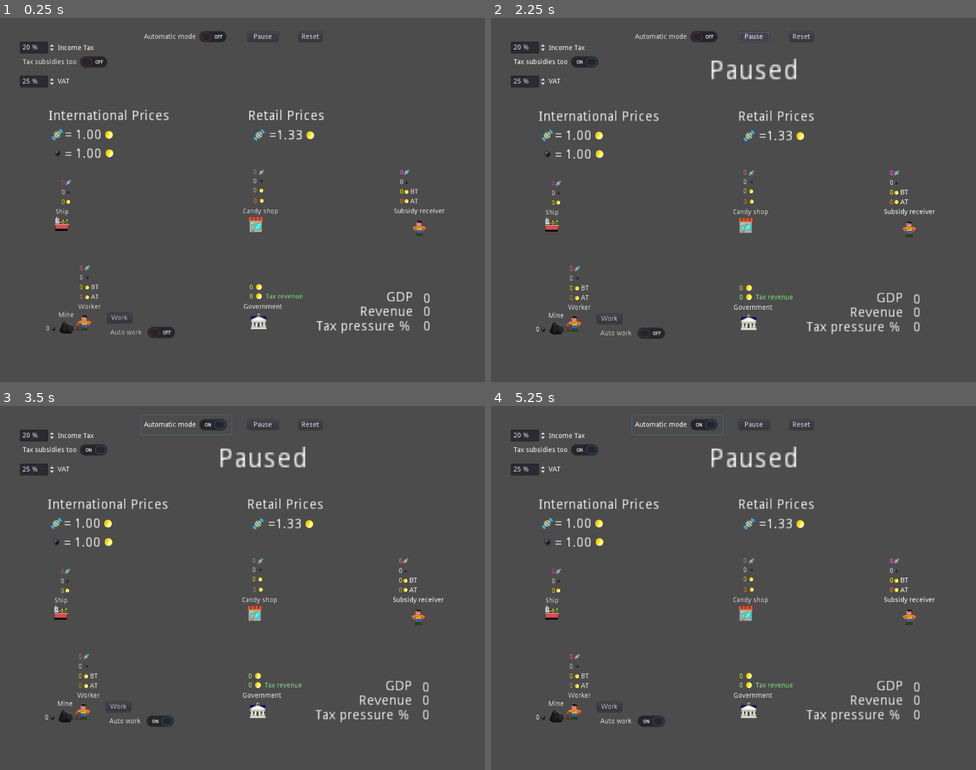
Above: before the commit, frames 1-4 (two rows, left to right).
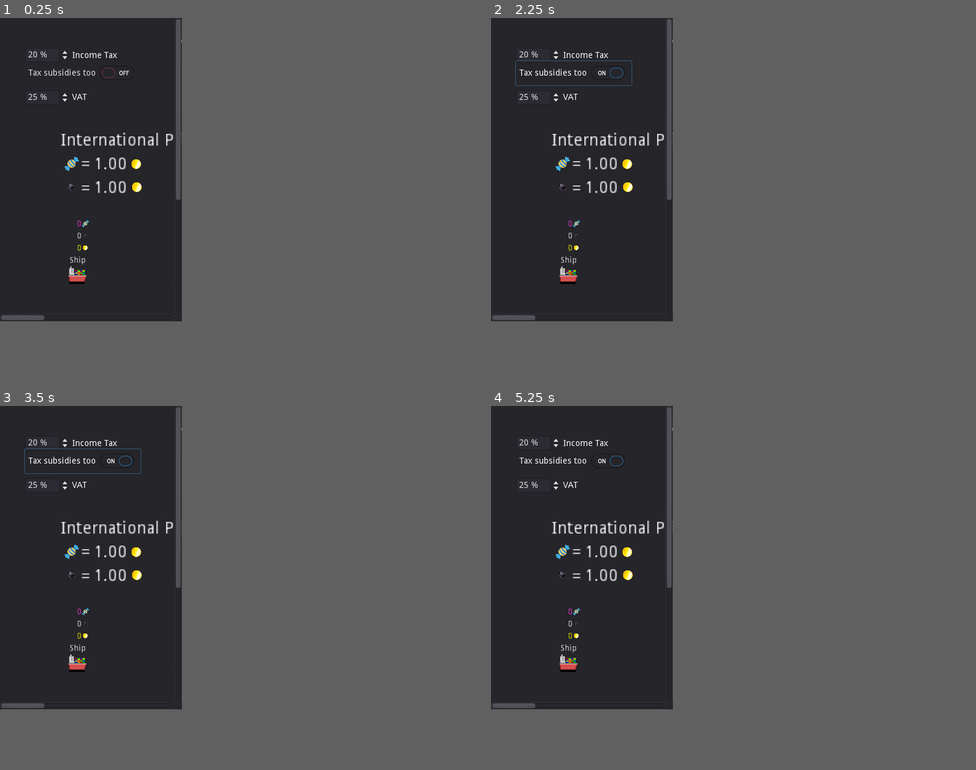
Above: after the commit, the same moments.

Repository: carlostgit/taxes
Game: Godot game, scene res://Control.tscn
Two runs of this game, one before a commit and one after it. Both use one fixed random seed, a clock stepped at 60 frames per second and the inputs below.
Inputs (mouse positions are in pixels of both pictures, inside the frame that each line leads up to):
- Up to frame 1 (0.25 s): no input
- Up to frame 2 (2.25 s): click (801, 36) at 0.5 s, where only the run before the commit has a clickable "Reset"; click "Tax subsidies too" at 1.25 s; click (752, 36) at 2 s, where only the run before the commit has a clickable "Pause"
- Up to frame 3 (3.5 s): click (184, 424) at 2.75 s, where only the run before the commit has a clickable "Automatic mode"
- Up to frame 4 (5.25 s): tap Enter at 3.5 s; hold Right (ui_right) 3.53-4.28 s; hold Down (ui_down) 4.28-5.03 s; tap Space at 5 s; hold Right (ui_right) from 5.03 s (still down)
The window is 800x600 before the commit and 300x500 after it. Grey fills any space a smaller window leaves; there, only what the larger window draws over its background counts as a difference.

The runs differ from the first frame. In frame 1, 32% of the frame differs, in the area x 0-92%, y 0-88%; in frame 2, 32%; in frame 3, 32%; in frame 4, 32%.

Commit message:
Prueba de añadir scrollbars y cambiar resolucion

Diff:
--- a/Control.gd
+++ b/Control.gd
@@ -1,4 +1,4 @@
-extends Control
+extends ScrollContainer
 
 # Declare member variables here. Examples:
 # var a = 2
@@ -25,8 +25,8 @@
 		if(node.is_in_group("main_scene_group")):
 			return node
 
-	if ($Node2D):
-		return $Node2D
+	if ($Panel/Node2D):
+		return $Panel/Node2D
 
 	print("main_scene not found in get_main_scene()")
 	return null
@@ -38,9 +38,9 @@
 			node.remove_from_group("main_scene_group")
 			node.queue_free()
 
-	if ($Node2D):
-		$Node2D.remove_from_group("main_scene_group")
-		$Node2D.queue_free()
+	if ($Panel/Node2D):
+		$Panel/Node2D.remove_from_group("main_scene_group")
+		$Panel/Node2D.queue_free()
 	var new_main_scene = _main_scene_res.instance()
 
 	self.add_child(new_main_scene)
@@ -50,10 +50,10 @@
 
 func set_main_scene_parameters():
 #	Configuration parameters
-	var corp_tax_text_percentage = $SpinBox_corp_tax.get_line_edit().get_text()
+	var corp_tax_text_percentage = $Panel/SpinBox_corp_tax.get_line_edit().get_text()
 	var corp_tax_value = float(corp_tax_text_percentage)/100
 #	var VAT_text = $LineEdit_VAT.get_text()
-	var VAT_text_percentage = $SpinBox_VAT.get_line_edit().get_text()
+	var VAT_text_percentage = $Panel/SpinBox_VAT.get_line_edit().get_text()
 	var VAT_value = float(VAT_text_percentage)/100
 
 	if(get_main_scene()):
@@ -67,10 +67,10 @@
 
 	if (get_tree().paused):
 		get_tree().paused = false;
-		$Button_pause/Label_paused.hide()
+		$Panel/Button_pause/Label_paused.hide()
 	else:
 		get_tree().paused = true;
-		$Button_pause/Label_paused.show()
+		$Panel/Button_pause/Label_paused.show()
 
 	pass # Replace with function body.
 
--- a/Control.tscn
+++ b/Control.tscn
@@ -3,32 +3,45 @@
 [ext_resource path="res://Control.gd" type="Script" id=1]
 [ext_resource path="res://Node2D.tscn" type="PackedScene" id=2]
 
-[node name="Control" type="Control"]
+[node name="Control" type="ScrollContainer"]
 pause_mode = 2
 anchor_right = 1.0
 anchor_bottom = 1.0
+size_flags_horizontal = 3
+size_flags_vertical = 3
 script = ExtResource( 1 )
 
-[node name="Button_reset" type="Button" parent="."]
+[node name="Panel" type="Panel" parent="."]
+margin_right = 1250.0
+margin_bottom = 800.0
+grow_horizontal = 2
+grow_vertical = 2
+rect_min_size = Vector2( 1250, 800 )
+mouse_filter = 1
+size_flags_horizontal = 3
+size_flags_vertical = 3
+
+[node name="Button_reset" type="Button" parent="Panel"]
 margin_left = 615.804
 margin_top = 29.3274
 margin_right = 663.804
 margin_bottom = 49.3274
 text = "Reset"
 
-[node name="Node2D" parent="." groups=[
+[node name="Node2D" parent="Panel" groups=[
 "main_scene_group",
 ] instance=ExtResource( 2 )]
 position = Vector2( 1.06755, -0.672569 )
 
-[node name="Button_pause" type="Button" parent="."]
+[node name="Button_pause" type="Button" parent="Panel"]
+editor/display_folded = true
 margin_left = 511.068
 margin_top = 29.3274
 margin_right = 574.068
 margin_bottom = 49.3274
 text = "Pause"
 
-[node name="Label_paused" type="Label" parent="Button_pause"]
+[node name="Label_paused" type="Label" parent="Panel/Button_pause"]
 visible = false
 margin_left = -60.9325
 margin_top = 54.0
@@ -37,14 +50,15 @@
 rect_scale = Vector2( 4, 4 )
 text = "Paused"
 
-[node name="CheckButton_automatic_mode" type="CheckButton" parent="."]
+[node name="CheckButton_automatic_mode" type="CheckButton" parent="Panel"]
 margin_left = 291.068
 margin_top = 19.3274
 margin_right = 478.068
 margin_bottom = 59.3274
 text = "Automatic mode"
 
-[node name="SpinBox_VAT" type="SpinBox" parent="."]
+[node name="SpinBox_VAT" type="SpinBox" parent="Panel"]
+editor/display_folded = true
 margin_left = 41.0676
 margin_top = 119.327
 margin_right = 115.068
@@ -53,7 +67,7 @@
 value = 25.0
 suffix = "%"
 
-[node name="Label_VAT" type="Label" parent="SpinBox_VAT"]
+[node name="Label_VAT" type="Label" parent="Panel/SpinBox_VAT"]
 margin_left = 77.9289
 margin_top = 4.97277
 margin_right = 117.929
@@ -61,7 +75,8 @@
 rect_pivot_offset = Vector2( 19.0115, 5.744 )
 text = "VAT"
 
-[node name="SpinBox_corp_tax" type="SpinBox" parent="."]
+[node name="SpinBox_corp_tax" type="SpinBox" parent="Panel"]
+editor/display_folded = true
 margin_left = 41.0676
 margin_top = 49.3274
 margin_right = 115.068
@@ -69,21 +84,21 @@
 value = 20.0
 suffix = "%"
 
-[node name="Label_corporate_tax" type="Label" parent="SpinBox_corp_tax"]
+[node name="Label_corporate_tax" type="Label" parent="Panel/SpinBox_corp_tax"]
 margin_left = 77.9289
 margin_top = 5.82843
 margin_right = 162.929
 margin_bottom = 19.8284
 text = "Income Tax"
 
-[node name="CheckButton_tax_subsidies_too" type="CheckButton" parent="SpinBox_corp_tax"]
+[node name="CheckButton_tax_subsidies_too" type="CheckButton" parent="Panel/SpinBox_corp_tax"]
 margin_top = 21.7228
 margin_right = 191.0
 margin_bottom = 61.7228
 text = "Tax subsidies too"
-[connection signal="pressed" from="Button_reset" to="." method="_on_Button_reset_pressed"]
-[connection signal="pressed" from="Button_pause" to="." method="_on_Button_pause_pressed"]
-[connection signal="toggled" from="CheckButton_automatic_mode" to="." method="_on_CheckButton_automatic_mode_toggled"]
-[connection signal="value_changed" from="SpinBox_VAT" to="." method="_on_SpinBox_VAT_value_changed"]
-[connection signal="value_changed" from="SpinBox_corp_tax" to="." method="_on_SpinBox_corp_tax_value_changed"]
-[connection signal="toggled" from="SpinBox_corp_tax/CheckButton_tax_subsidies_too" to="." method="_on_CheckButton_tax_subsidies_too_toggled"]
+[connection signal="pressed" from="Panel/Button_reset" to="." method="_on_Button_reset_pressed"]
+[connection signal="pressed" from="Panel/Button_pause" to="." method="_on_Button_pause_pressed"]
+[connection signal="toggled" from="Panel/CheckButton_automatic_mode" to="." method="_on_CheckButton_automatic_mode_toggled"]
+[connection signal="value_changed" from="Panel/SpinBox_VAT" to="." method="_on_SpinBox_VAT_value_changed"]
+[connection signal="value_changed" from="Panel/SpinBox_corp_tax" to="." method="_on_SpinBox_corp_tax_value_changed"]
+[connection signal="toggled" from="Panel/SpinBox_corp_tax/CheckButton_tax_subsidies_too" to="." method="_on_CheckButton_tax_subsidies_too_toggled"]
--- a/project.godot
+++ b/project.godot
@@ -23,7 +23,8 @@
 
 window/size/width=1000
 window/size/height=750
-window/handheld/orientation="portrait"
+window/size/test_width=300
+window/size/test_height=500
 
 [input]
 
@@ -36,6 +37,11 @@
  ]
 }
 
+[input_devices]
+
+pointing/emulate_touch_from_mouse=true
+pointing/emulate_mouse_from_touch=false
+
 [rendering]
 
 quality/driver/driver_name="GLES2"
